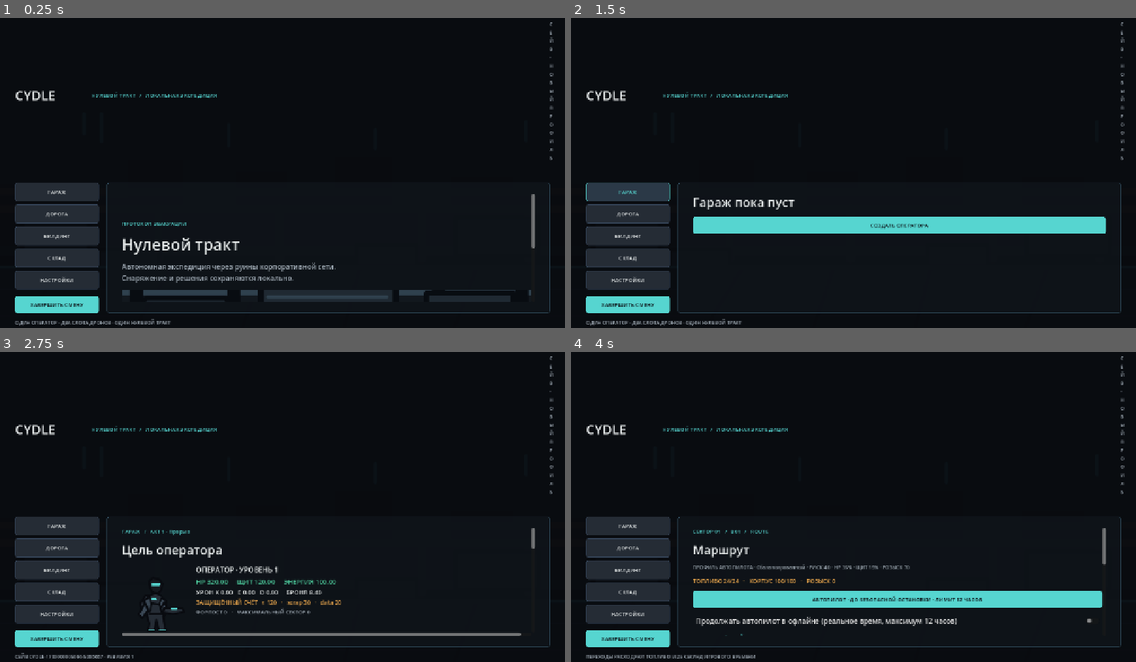
Above: before the commit, frames 1-4 (two rows, left to right).
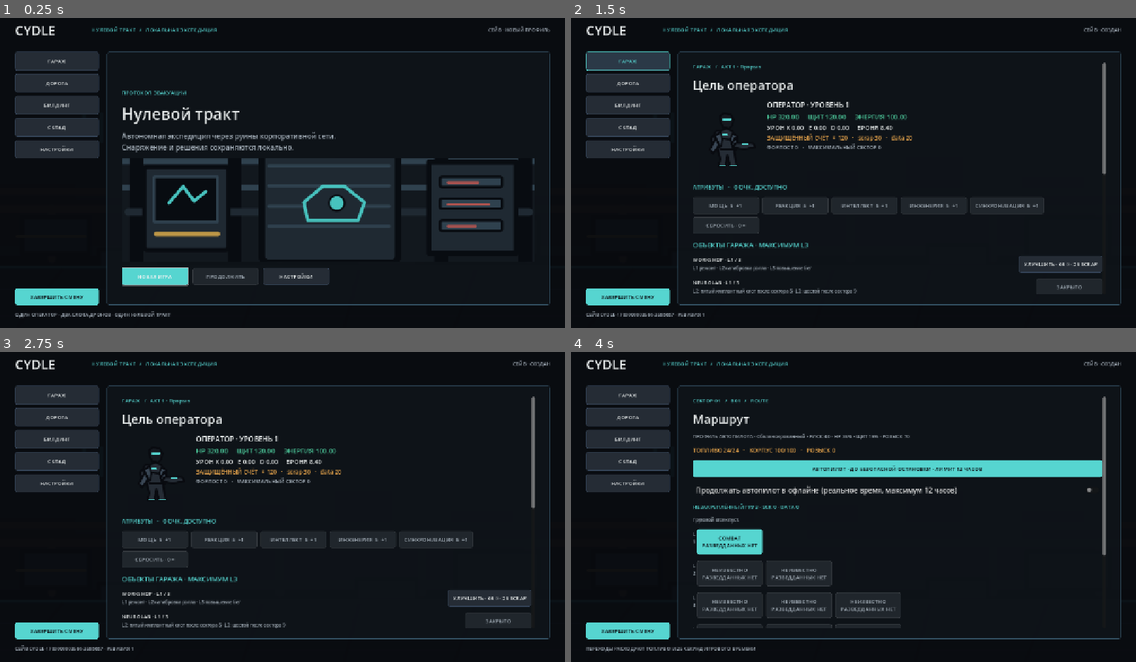
Above: after the commit, the same moments.

Repository: MatveyTomilov/cydle
Game: Godot game, scene res://scenes/app/main.tscn
Two runs of this game, one before a commit and one after it. Both use one fixed random seed, a clock stepped at 60 frames per second and the inputs below.
Inputs (mouse positions are in pixels of both pictures, inside the frame that each line leads up to):
- Up to frame 1 (0.25 s): no input
- Up to frame 2 (1.5 s): click (723, 275) at 0.5 s, where only the run after the commit has a clickable "НОВАЯ ИГРА"; click "ГАРАЖ" at 1.25 s
- Up to frame 3 (2.75 s): click (327, 559) at 2 s, where only the run before the commit has a clickable "СОЗДАТЬ ОПЕРАТОРА"
- Up to frame 4 (4 s): click "ДОРОГА" at 2.75 s; click "НАЧАТЬ ВЫЕЗД" at 3.5 s

The runs differ from the first frame. In frame 1, 31% of the frame differs, in the area x 2-98%, y 1-100%; in frame 2, 20%; in frame 3, 18%; in frame 4, 25%.

Commit message:
Prepare Windows playable alpha checkpoint

Diff:
--- a/game/scripts/app/app_root.gd
+++ b/game/scripts/app/app_root.gd
@@ -13,6 +13,7 @@
 var _session: GameSession = GameSession.new()
 var _body: VBoxContainer
 var _footer: Label
+var _saved_badge: Label
 var _screen: String = "menu"
 var _combat_timer: Timer
 var _settings: ConfigFile = ConfigFile.new()
@@ -85,8 +86,11 @@
 	chapter.size_flags_horizontal = Control.SIZE_EXPAND_FILL
 	chapter.vertical_alignment = VERTICAL_ALIGNMENT_CENTER
 	header.add_child(chapter)
-	var saved_badge: Label = _label("СЕЙВ · %s" % ("ЗАГРУЖЕН" if _session.state != null else "НОВЫЙ ПРОФИЛЬ"), 11, COLOR_MUTED)
-	header.add_child(saved_badge)
+	_saved_badge = _label("СЕЙВ · %s" % ("ЗАГРУЖЕН" if _session.state != null else "НОВЫЙ ПРОФИЛЬ"), 11, COLOR_MUTED)
+	_saved_badge.custom_minimum_size.x = 150
+	_saved_badge.horizontal_alignment = HORIZONTAL_ALIGNMENT_RIGHT
+	_saved_badge.vertical_alignment = VERTICAL_ALIGNMENT_CENTER
+	header.add_child(_saved_badge)
 	var divider: ColorRect = ColorRect.new()
 	divider.custom_minimum_size.y = 1
 	divider.color = Color(0.34, 0.82, 0.77, 0.7)
@@ -212,8 +216,9 @@
 		summary.add_child(_label("ФОРПОСТ %d   ·   МАКСИМАЛЬНЫЙ СЕКТОР %d" % [meta.unlocked_forpost, meta.max_sector_cleared], 12, COLOR_MUTED))
 	var points_available: int = _session.attribute_points_available()
 	_body.add_child(_label("АТРИБУТЫ   ·   %d ОЧК. ДОСТУПНО" % points_available, 13, COLOR_CYAN))
-	var attribute_row: HBoxContainer = HBoxContainer.new()
-	attribute_row.add_theme_constant_override("separation", 7)
+	var attribute_row: HFlowContainer = HFlowContainer.new()
+	attribute_row.add_theme_constant_override("h_separation", 7)
+	attribute_row.add_theme_constant_override("v_separation", 7)
 	_body.add_child(attribute_row)
 	var attribute_names: Dictionary = {"POW": "МОЩЬ", "REF": "РЕАКЦИЯ", "INT": "ИНТЕЛЛЕКТ", "ENG": "ИНЖЕНЕРИЯ", "SYN": "СИНХРОНИЗАЦИЯ"}
 	for attribute_id: String in ["POW", "REF", "INT", "ENG", "SYN"]:
@@ -266,8 +271,9 @@
 			locked_upgrade.disabled = true
 			locked_upgrade.tooltip_text = str(upgrade_quote.get("error", ""))
 			upgrade_row.add_child(locked_upgrade)
-	var equipped: HBoxContainer = HBoxContainer.new()
-	equipped.add_theme_constant_override("separation", 8)
+	var equipped: HFlowContainer = HFlowContainer.new()
+	equipped.add_theme_constant_override("h_separation", 8)
+	equipped.add_theme_constant_override("v_separation", 6)
 	_body.add_child(equipped)
 	for slot_value: Variant in meta.equipment.keys():
 		var item_value: Dictionary = _item_by_id(str(meta.equipment[slot_value]))
@@ -276,6 +282,9 @@
 		if not template.is_empty():
 			item_name = str(template.get("name", item_name))
 		var chip: Label = _label("%s · %s" % [str(slot_value), item_name], 11, COLOR_TEXT)
+		chip.autowrap_mode = TextServer.AUTOWRAP_OFF
+		chip.custom_minimum_size = Vector2(180, 32)
+		chip.vertical_alignment = VERTICAL_ALIGNMENT_CENTER
 		chip.add_theme_stylebox_override("normal", _panel_style(COLOR_STEEL, Color(0.25, 0.38, 0.43, 1)))
 		equipped.add_child(chip)
 	var actions: HFlowContainer = HFlowContainer.new()
@@ -695,6 +704,8 @@
 		item_selector.disabled = item_selector.item_count == 0
 		item_selector.item_selected.connect(_on_simulation_item_selected.bind(item_selector))
 		row.add_child(item_selector)
+		if candidates.is_empty():
+			_body.add_child(_label("Для этого слота пока нет предмета-кандидата. Получите или изготовьте дополнительное снаряжение, чтобы сравнить его на том же боевом симуляторе.", 12, COLOR_AMBER))
 		var enemy_selector: OptionButton = OptionButton.new()
 		var enemy_catalog: EnemyCatalog = EnemyCatalog.new()
 		var catalog_result: Dictionary = enemy_catalog.load_catalog()
@@ -730,7 +741,12 @@
 				if results.size() == 2:
 					_body.add_child(_label("СЦЕНАРИЙ %s · ГЛУБИНА %d · %d ПАРНЫХ ПРОГОНА" % [str(_simulation_report.get("enemyId", "")), int(_simulation_report.get("depth", 1)), int(_simulation_report.get("runs", 0))], 13, COLOR_CYAN))
 					_body.add_child(_simulation_result_card("ТЕКУЩАЯ СБОРКА", results[0]))
-					_body.add_child(_simulation_result_card("КАНДИДАТ · %s" % _simulation_item_id, results[1]))
+					var candidate_label: String = _simulation_item_id
+					for candidate: Dictionary in candidates:
+						if str(candidate.get("itemId", "")) == _simulation_item_id:
+							candidate_label = str(candidate.get("label", candidate_label))
+							break
+					_body.add_child(_simulation_result_card("КАНДИДАТ · %s" % candidate_label, results[1]))
 	_body.add_child(_button("НАЗАД В ГАРАЖ", false))
 	var back: Button = _body.get_child(_body.get_child_count() - 1) as Button
 	back.pressed.connect(_show_garage)
@@ -933,7 +949,9 @@
 	var reward_formula: CydleFormula = CydleFormula.new()
 	_body.add_child(_label("ФИЛЬТР ДОБЫЧИ · РЕШЕНИЕ О ПОДБОРЕ ПРИМЕНЯЕТСЯ К БОЕВЫМ, КВЕСТОВЫМ И СОБЫТИЙНЫМ НАГРАДАМ", 11, COLOR_CYAN))
 	var loot_filter: Dictionary = _session.loot_filter_settings()
-	var filter_row: HBoxContainer = HBoxContainer.new()
+	var filter_row: HFlowContainer = HFlowContainer.new()
+	filter_row.add_theme_constant_override("h_separation", 8)
+	filter_row.add_theme_constant_override("v_separation", 8)
 	_body.add_child(filter_row)
 	var filter_mode: OptionButton = OptionButton.new()
 	var modes: Array[String] = ["ALL", "RARE_PLUS", "TAGS", "CUSTOM"]
@@ -1699,6 +1717,7 @@
 func _on_new_game() -> void:
 	_selected_escalations.clear()
 	if _session.start_new_game():
+		_saved_badge.text = "СЕЙВ · СОЗДАН"
 		_show_garage()
 	else:
 		_footer.text = _session.last_error
--- a/game/scripts/app/game_session.gd
+++ b/game/scripts/app/game_session.gd
@@ -119,7 +119,7 @@
 		if not bool(build.get("valid", false)):
 			continue
 		var template: Dictionary = _item_catalog.get_template(str(item.get("templateId", "")))
-		var label: String = "%s · T%d · %s" % [str(template.get("name", item.get("templateId", "Предмет"))), int(item.get("techLevel", 1)), item_id]
+		var label: String = "%s · T%d" % [str(template.get("name", item.get("templateId", "Предмет"))), int(item.get("techLevel", 1))]
 		candidates.append({"itemId": item_id, "label": label})
 	return candidates
 
--- a/game/tools/campaign_e2e.gd
+++ b/game/tools/campaign_e2e.gd
@@ -334,7 +334,23 @@
 			var preserve_heavy_armor: bool = slot == "ARMOR" and current_template_id == "ARM_HEAVY" and str(template.get("id", "")) != "ARM_HEAVY" and _item_rank(item) <= current_rank + 100
 			var preserve_test_rifle: bool = slot == "MAIN" and current_template_id == "RIFLE_K2" and current_tech_level >= 3 and str(template.get("id", "")) != "RIFLE_K2" and _item_rank(item) <= current_rank + 15
 			var ranked_upgrade: bool = _item_rank(item) > current_rank and not preserve_test_rifle and not preserve_heavy_armor
-			if str(template.get("category", "")) == expected_category and (ranked_upgrade or is_compatible_kinetic or preferred_rifle or preferred_heavy_armor):
+			var unrepresented_drone_role: bool = false
+			if slot.begins_with("DRONE_") and str(template.get("category", "")) == "DRONE":
+				var candidate_role: String = str(template.get("drone", {}).get("role", ""))
+				var role_equipped: bool = false
+				for equipped_slot_value: Variant in session.state.meta.equipment.keys():
+					var equipped_slot: String = str(equipped_slot_value)
+					if not equipped_slot.begins_with("DRONE_") or equipped_slot == slot:
+						continue
+					for equipped_item: Dictionary in session.state.meta.inventory:
+						if str(equipped_item.get("itemId", "")) == str(session.state.meta.equipment.get(equipped_slot, "")):
+							var equipped_template: Dictionary = catalog.get_template(str(equipped_item.get("templateId", "")))
+							role_equipped = str(equipped_template.get("drone", {}).get("role", "")) == candidate_role
+							break
+					if role_equipped:
+						break
+				unrepresented_drone_role = not candidate_role.is_empty() and not role_equipped
+			if str(template.get("category", "")) == expected_category and (ranked_upgrade or is_compatible_kinetic or preferred_rifle or preferred_heavy_armor or unrepresented_drone_role):
 				candidates.append(item)
 		candidates.sort_custom(func(a: Dictionary, b: Dictionary) -> bool:
 			if slot == "ARMOR":
@@ -356,7 +372,7 @@
 			if slot.begins_with("DRONE_"):
 				var a_role: String = str(catalog.get_template(str(a.get("templateId", ""))).get("drone", {}).get("role", ""))
 				var b_role: String = str(catalog.get_template(str(b.get("templateId", ""))).get("drone", {}).get("role", ""))
-				var role_priority: Dictionary = {"bulwark": 3, "medic": 2, "emp": 1}
+				var role_priority: Dictionary = {"bulwark": 4, "medic": 3, "shock": 2, "mark": 2, "emp": 1}
 				var a_role_priority: int = int(role_priority.get(a_role, 0))
 				var b_role_priority: int = int(role_priority.get(b_role, 0))
 				if a_role_priority != b_role_priority:
Not shown, changed: CHANGELOG.md
Not shown, changed: HANDOFF.md
Not shown, changed: docs/ROADMAP.md
